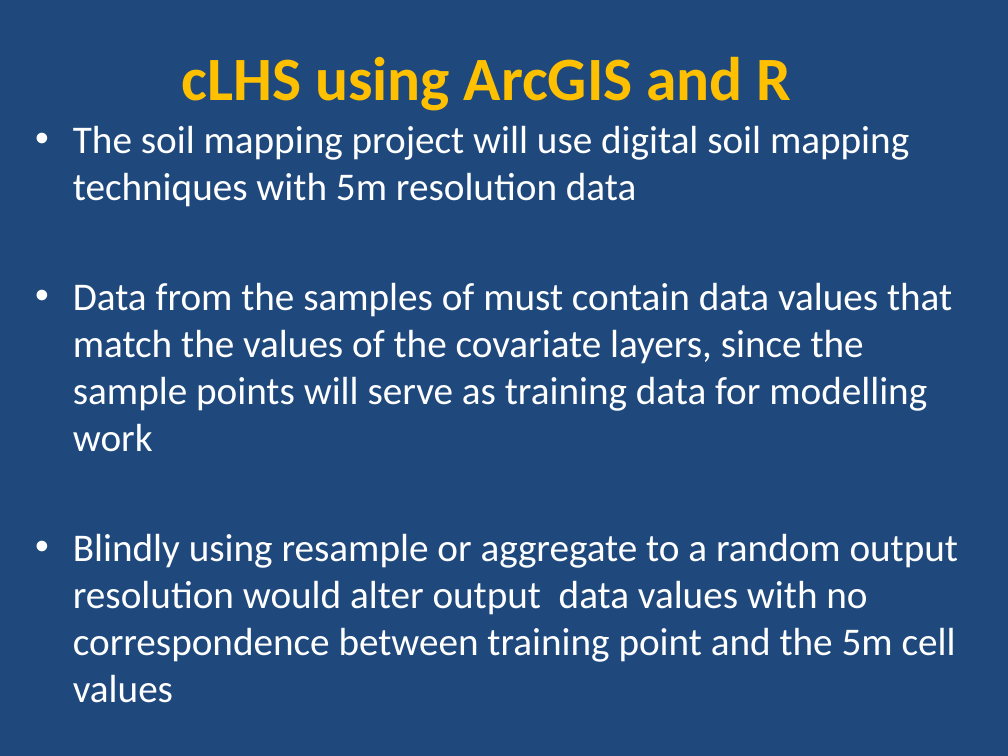
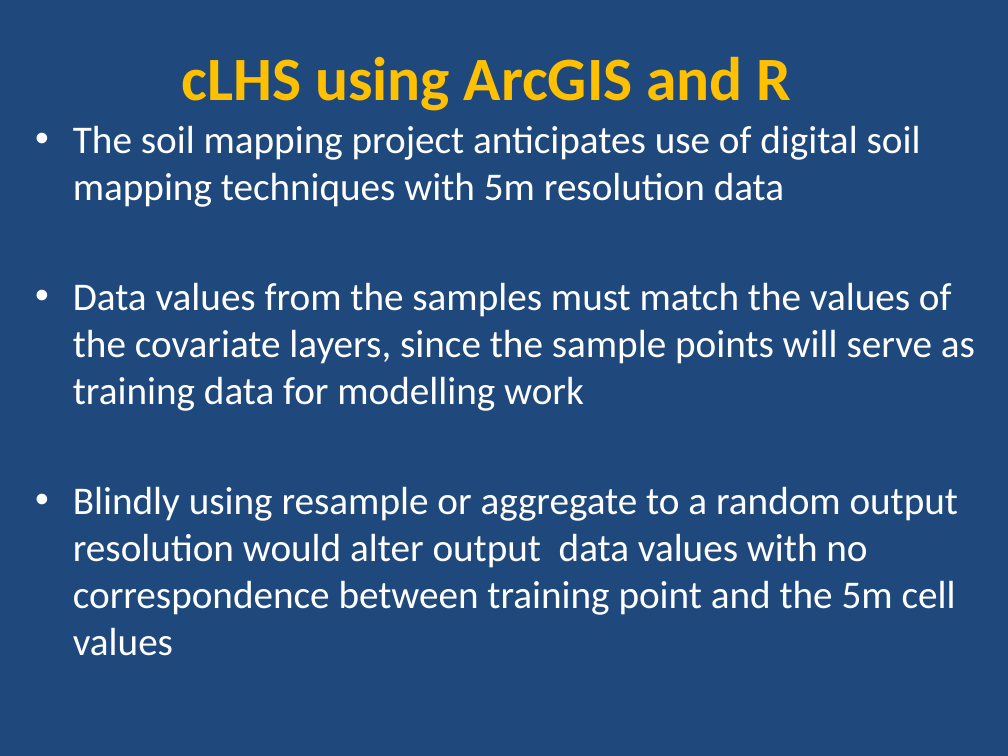
Before and after one commit to ncss-tech/stats_for_soil_survey, a slide deck: slide 6 of data/sampling/cLHS_example/cLHS_sampling_R_example.pptx. Drawn at 1008x756 pixels with LibreOffice and Linux fonts; fonts in the diff are those of the drawing. Boxes give left, top, right and bottom in pixels: in the first picture for what was removed or moved away, otherwise in the second. Text is boxed around its words. In the diff, an @@ line names an element or a change of style, - is before the commit and + after.

```diff
--- a/data/sampling/cLHS_example/cLHS_sampling_R_example.pptx
+++ b/data/sampling/cLHS_example/cLHS_sampling_R_example.pptx
@@ text at box(73, 125, 975, 411): text changed @@
-• The soil mapping project will use digital soil mapping techniques with 5m resolution data
-• Data from the samples of must contain data values that match the values of the covariate layers, since the sample points will serve as training data for modelling work
+• The soil mapping project anticipates use of digital soil mapping techniques with 5m resolution data
+• Data values from the samples must match the values of the covariate layers, since the sample points will serve as training data for modelling work
```
Also in this commit, not shown: 1 other slide changed, 2 slides removed, 2 other files.
